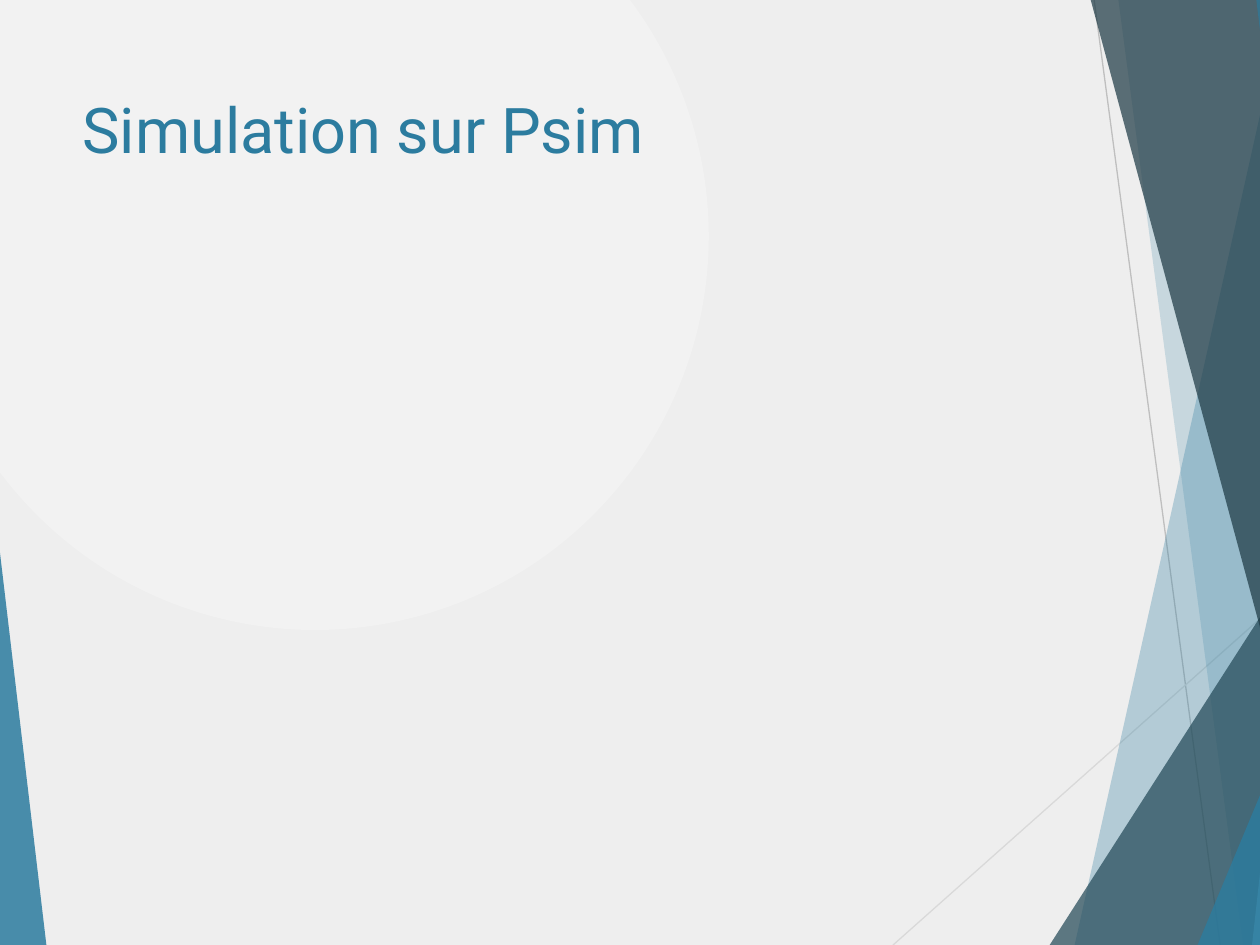
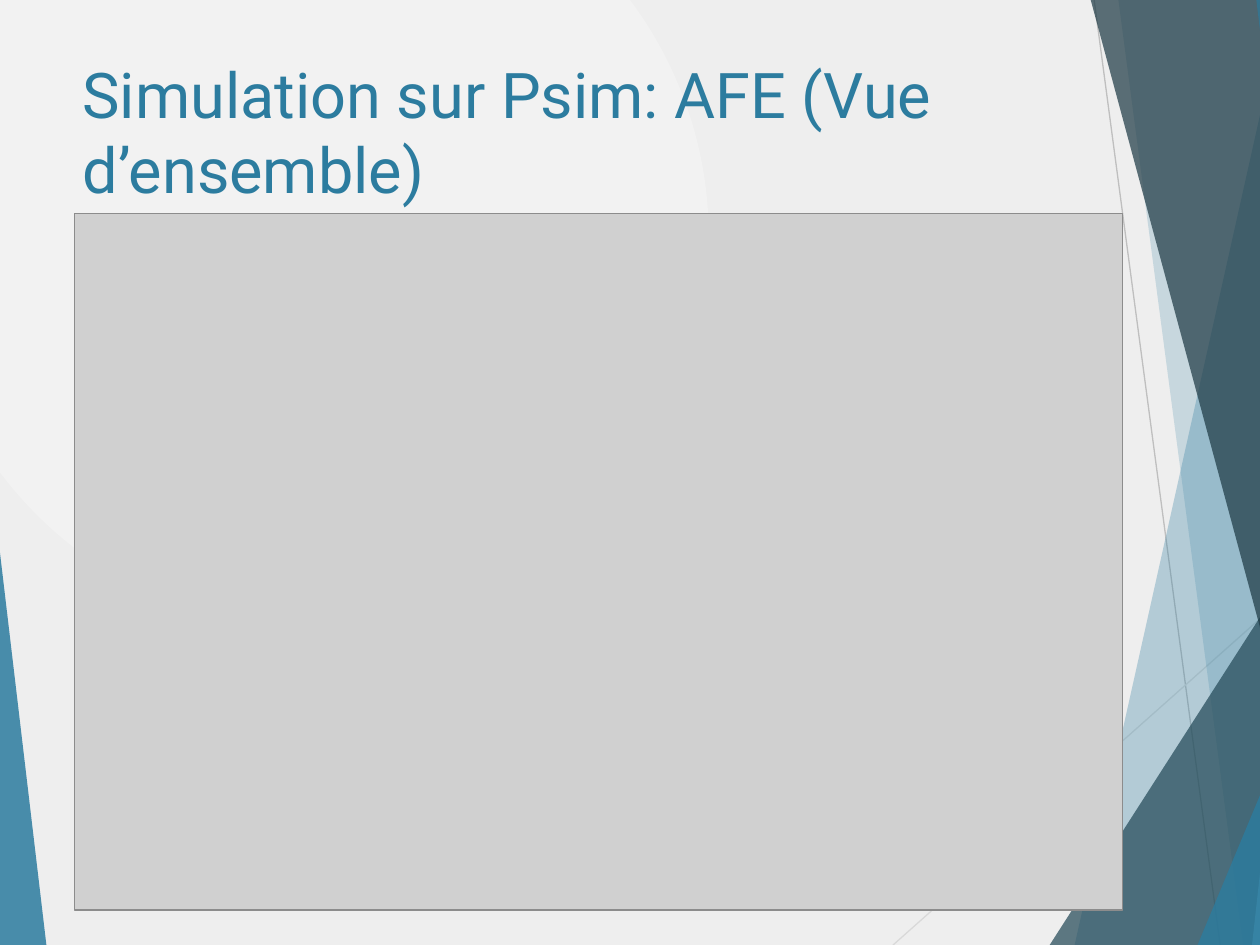
Before and after one commit to danthib76/DesignIV, a slide deck: slide 17 of Remise/Remise 2/Presentation_Remise_2.pptx (slide 14 before the commit). Drawn at 1260x945 pixels with LibreOffice and Linux fonts; fonts in the diff are those of the drawing; grey boxes stand for pictures. Boxes give left, top, right and bottom in pixels: in the first picture for what was removed or moved away, otherwise in the second. Text is boxed around its words. In the diff, an @@ line names an element or a change of style, - is before the commit and + after.

Commit message:
Ajout images simulation Psim

```diff
--- a/Remise/Remise 2/Presentation_Remise_2.pptx
+++ b/Remise/Remise 2/Presentation_Remise_2.pptx
@@ title at box(83, 68, 931, 207): text changed @@
-Simulation sur Psim
+Simulation sur Psim: AFE (Vue d’ensemble)
@@ picture added at box(74, 213, 1123, 910) @@
```
Also in this commit, not shown: 9 other slides changed, 16 slides added, 5 slides removed.
